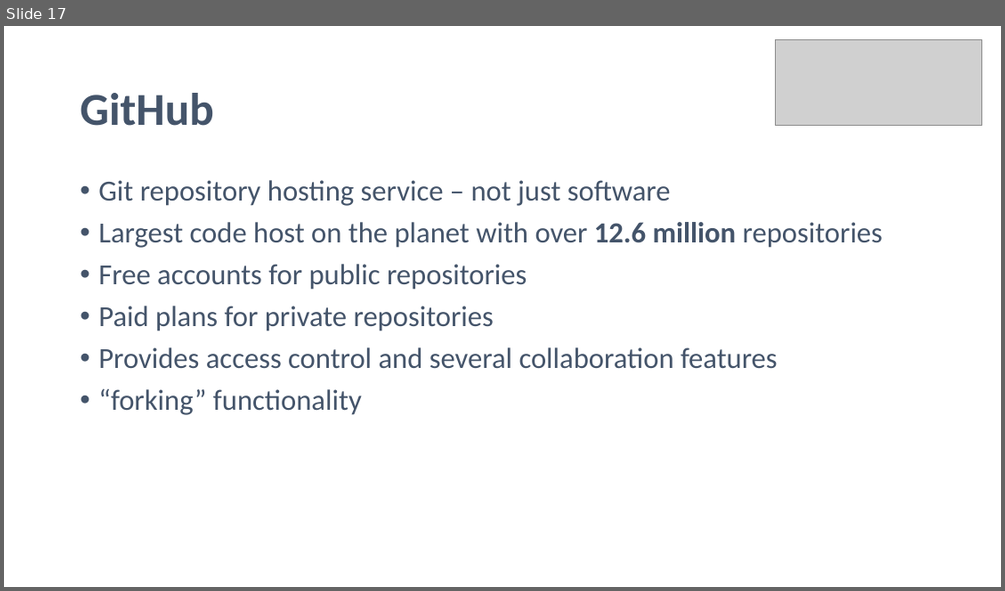
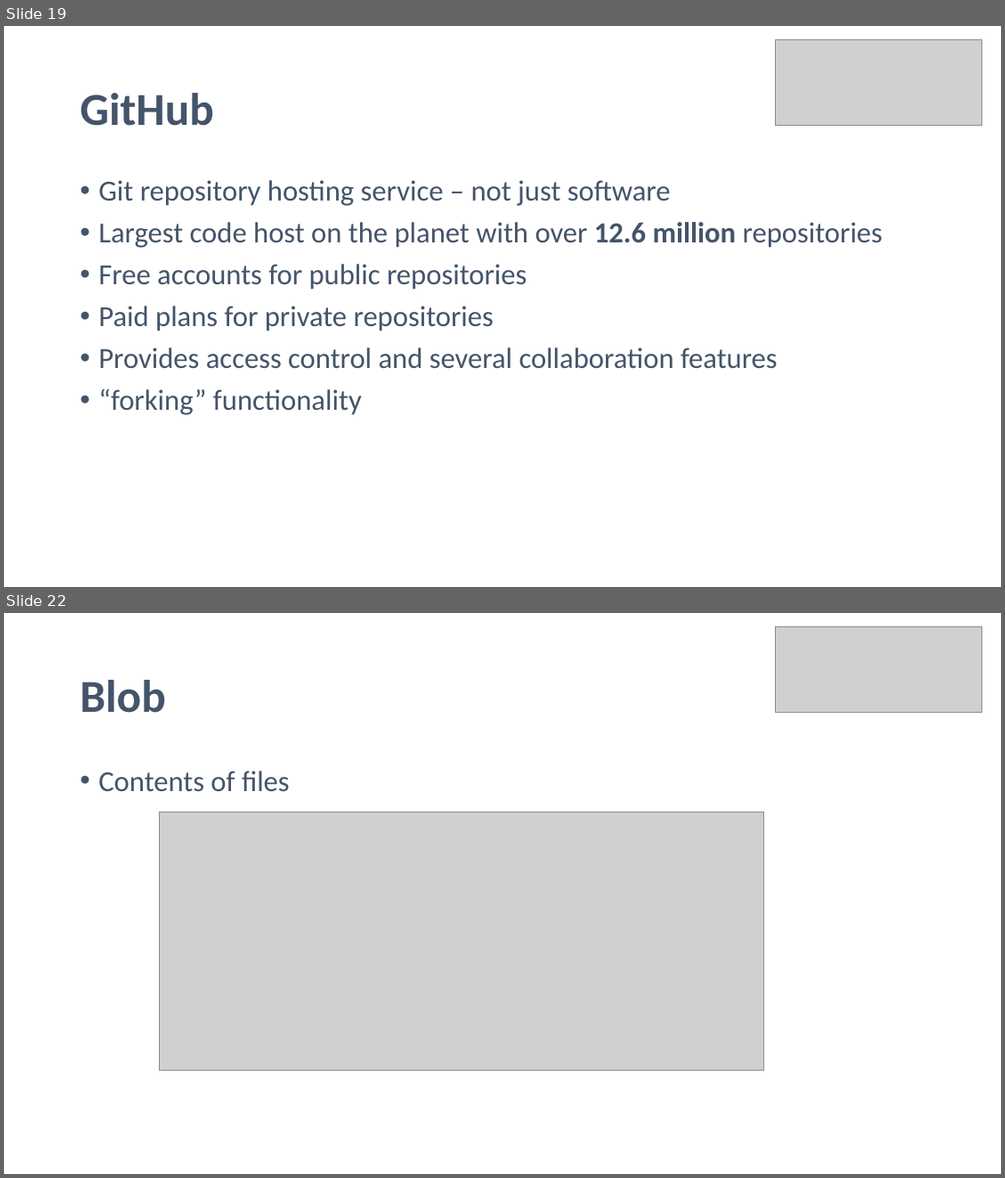
Before and after one commit to noelmcgrath/GitPresentation, a slide deck: Introduction to Git.pptx. Shown one above the other, each under a label of ours: slide 17 before the commit, slides 19 and 22 after it; the slides between them are not shown. The pictures are 1005x591 and 1005x1178 pixels, drawn with LibreOffice and Linux fonts; fonts in the diff are those of the drawing; grey boxes stand for pictures. Boxes give left, top, right and bottom in pixels: in the first picture for what was removed or moved away, otherwise in the second. Text is boxed around its words. In the diff, an @@ line names an element or a change of style, - is before the commit and + after.

```diff
--- a/Introduction to Git.pptx
+++ b/Introduction to Git.pptx
@@ slide 22 added at <box>4,613,1001,1174</box>, background #FFFFFF @@
@@ picture added at <box>776,627,982,714</box> @@
@@ title added at <box>80,680,165,713</box>, 44 pt, text #44546A, bold @@
+Blob
@@ text added at <box>98,771,290,791</box>, 28 pt, text #44546A @@
+• Contents of files
@@ picture added at <box>160,811,764,1070</box> @@
@@ what was slide 17 is now slide 19 @@
```
Also in this commit, not shown: 4 slides changed, 6 other slides added, 2 other files.
